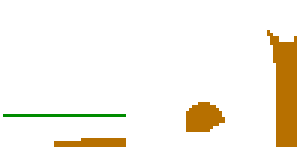
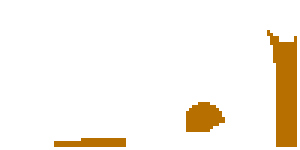
Two versions of the same layered image (300x150). Layer-by-layer changes:
painted on "Foreground" over (x1=3, y1=114, x2=126, y2=117)
